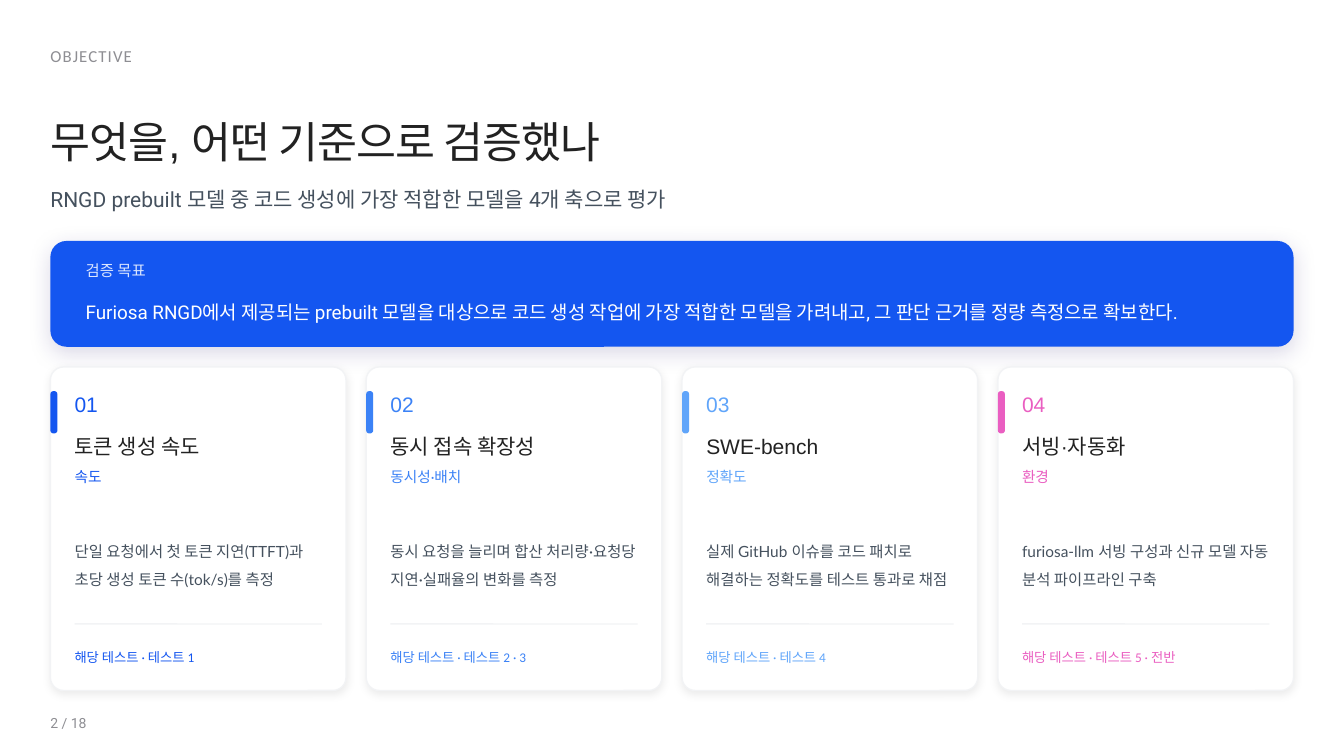
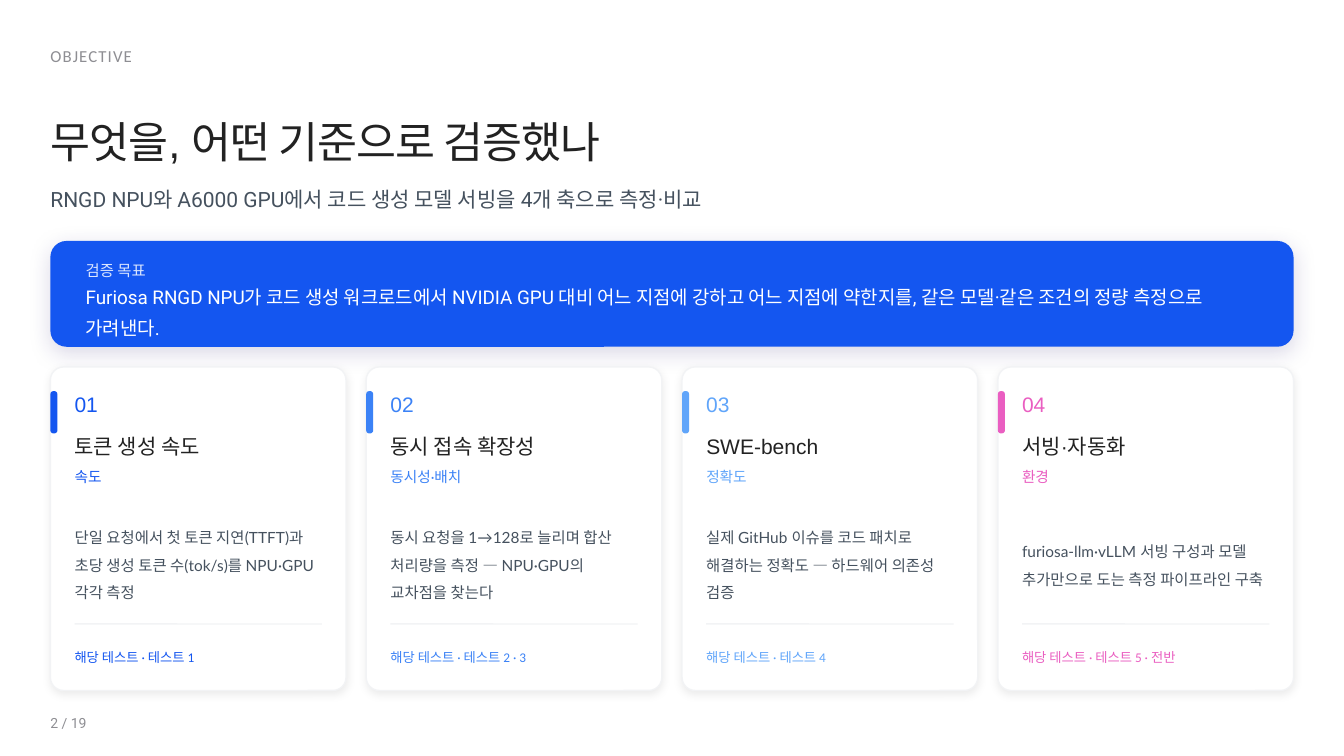
Before and after one commit to hyunjun1234/RNGD-proj, a slide deck: slide 2 of Model_Benchmark/ppt/RNGD_Benchmark.pptx. Drawn at 1344x756 pixels with LibreOffice and Linux fonts; fonts in the diff are those of the drawing. Boxes give left, top, right and bottom in pixels: in the first picture for what was removed or moved away, otherwise in the second. Text is boxed around its words. In the diff, an @@ line names an element or a change of style, - is before the commit and + after.

```diff
--- a/Model_Benchmark/ppt/RNGD_Benchmark.pptx
+++ b/Model_Benchmark/ppt/RNGD_Benchmark.pptx
@@ text at box(50, 189, 702, 209): text changed @@
-RNGD prebuilt 모델 중 코드 생성에 가장 적합한 모델을 4개 축으로 평가
+RNGD NPU와 A6000 GPU에서 코드 생성 모델 서빙을 4개 축으로 측정·비교
@@ text at box(86, 288, 1202, 337): text changed @@
-Furiosa RNGD에서 제공되는 prebuilt 모델을 대상으로 코드 생성 작업에 가장 적합한 모델을 가려내고, 그 판단 근거를 정량 측정으로 확보한다.
+Furiosa RNGD NPU가 코드 생성 워크로드에서 NVIDIA GPU 대비 어느 지점에 강하고 어느 지점에 약한지를, 같은 모델·같은 조건의 정량 측정으로 가려낸다.
@@ text at box(75, 530, 314, 599): text changed @@
-단일 요청에서 첫 토큰 지연(TTFT)과 초당 생성 토큰 수(tok/s)를 측정
+단일 요청에서 첫 토큰 지연(TTFT)과 초당 생성 토큰 수(tok/s)를 NPU·GPU 각각 측정
@@ text at box(390, 530, 611, 599): text changed @@
-동시 요청을 늘리며 합산 처리량·요청당 지연·실패율의 변화를 측정
+동시 요청을 1→128로 늘리며 합산 처리량을 측정 — NPU·GPU의 교차점을 찾는다
@@ text at box(706, 530, 935, 599): text changed @@
-실제 GitHub 이슈를 코드 패치로 해결하는 정확도를 테스트 통과로 채점
+실제 GitHub 이슈를 코드 패치로 해결하는 정확도 — 하드웨어 의존성 검증
@@ text at box(1022, 544, 1263, 587): text changed @@
-furiosa-llm 서빙 구성과 신규 모델 자동 분석 파이프라인 구축
+furiosa-llm·vLLM 서빙 구성과 모델 추가만으로 도는 측정 파이프라인 구축
```
Also in this commit, not shown: 13 other slides changed, 5 slides added, 4 slides removed, 6 other files.
